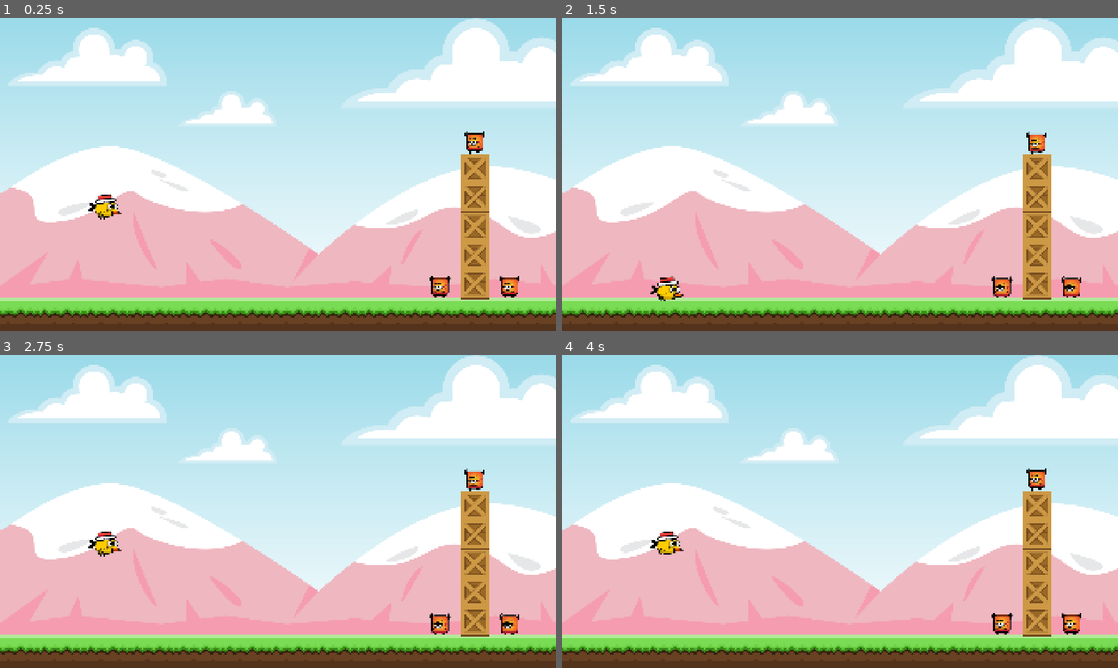
Above: before the commit, frames 1-4 (two rows, left to right).
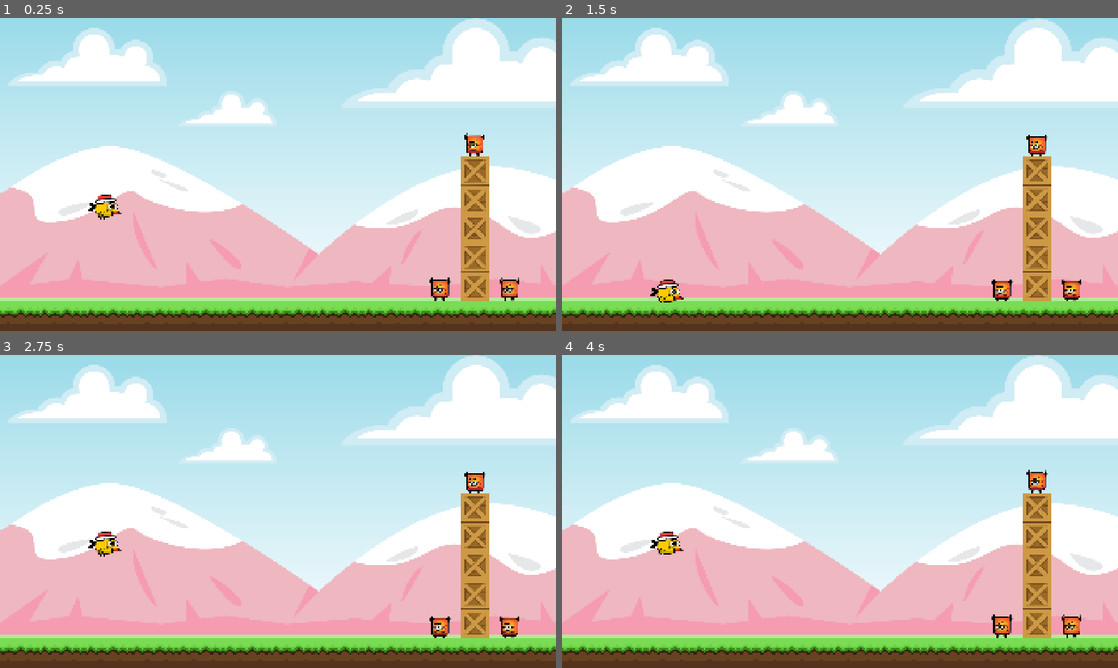
Above: after the commit, the same moments.

Repository: LaSierraDev/godot_practice_angrybirds
Game: Godot game, scene res://scenes/levels/level_1.tscn
Two runs of this game, one before a commit and one after it. Both use one fixed random seed, a clock stepped at 60 frames per second and the inputs below. This scene is started directly instead of the project's main scene.
Inputs (mouse positions are in pixels of both pictures, inside the frame that each line leads up to):
- Up to frame 1 (0.25 s): no input
- Up to frame 2 (1.5 s): drag from (667, 205) to (895, 105) at 0.52 s; drag from (1006, 221) to (812, 237) at 1.27 s
- Up to frame 3 (2.75 s): move the mouse to (111, 464) at 2.02 s; press the mouse at (111, 464) at 2.03 s
- Up to frame 4 (4 s): release the mouse at (673, 464) at 2.75 s; tap Enter at 2.75 s; drag from (867, 511) to (673, 464) at 2.77 s; move the mouse to (756, 433) at 3.52 s; press the mouse at (756, 433) at 3.53 s

The runs differ from the first frame. In frame 1, 1.5% of the frame differs, in the area x 77-94%, y 36-91%; in frame 2, 1.7%, in the area x 15-94%, y 36-91%; in frame 3, 1.4%; in frame 4, 1.4%.

Commit message:
[FEAT] player despawn timer implemented

Diff:
--- /dev/null
+++ b/assets/style_guide.gd
@@ -0,0 +1,72 @@
+class_name StateMachine
+extends Node
+## Hierarchical state machine for the player.
+##
+## Initializes states and delegates engine callbacks
+## (_physics_process, _unhandled_input) to the active state.
+
+# ============================== SIGNALS (public) ===================================== #
+signal state_changed(previous_state: Node, new_state: Node)
+
+# ============================== CONSTANTS (public) ===================================== #
+const CONSTS: bool = true
+
+# ============================== EXPORT VAR (public) ===================================== #
+@export var initial_state: Node
+
+# ============================== VARIABLES (public) ===================================== #
+var is_active: bool = true:
+	set = set_is_active
+
+# ============================== VARIABLES (private) ===================================== #
+@onready var _state: Node = initial_state:
+	set = set_state
+
+@onready var _state_name: String = ""
+
+# ============================== ENGINE CALLBACKS ===================================== #
+
+func _init() -> void:
+	pass
+
+func _enter_tree() -> void:
+	pass
+
+func _ready() -> void:
+	pass
+
+func _process(_delta: float) -> void:
+	pass
+
+func _physics_process(delta: float) -> void:
+	pass
+
+func _unhandled_input(event: InputEvent) -> void:
+	pass
+
+# ============================== MÉTODOS SOBRESCRITOS PERSONALIZADOS ===================================== #
+# (No hay en este caso)
+
+# ============================== MÉTODOS RESTANTES (public) ===================================== #
+
+func transition_to(target_state_path: NodePath, msg: Dictionary = {}) -> void:
+	pass
+
+func set_is_active(value: bool) -> void:
+	pass
+
+func set_state(value: Node) -> void:
+	pass
+
+# ============================== MÉTODOS RESTANTES (private) ===================================== #
+
+func _on_state_changed(previous_state: Node, new_state: Node) -> void:
+	pass
+
+# ============================== SUBCLASSES ===================================== #
+
+class State:
+	var foo: int = 0
+
+	func _init() -> void:
+		pass
--- a/scenes/levelBase.tscn
+++ b/scenes/levelBase.tscn
@@ -30,7 +30,7 @@
 texture = ExtResource("2_0ui80")
 
 [node name="CollisionShape2D" type="CollisionShape2D" parent="Enviroment/Ground" unique_id=1001089038]
-position = Vector2(0, 1)
+position = Vector2(3, 9)
 shape = SubResource("RectangleShape2D_w8frs")
 
 [node name="Ground2" type="StaticBody2D" parent="Enviroment" unique_id=619529637]
@@ -41,7 +41,7 @@
 texture = ExtResource("2_0ui80")
 
 [node name="CollisionShape2D" type="CollisionShape2D" parent="Enviroment/Ground2" unique_id=182862087]
-position = Vector2(0, 1)
+position = Vector2(3, 9)
 shape = SubResource("RectangleShape2D_w8frs")
 
 [node name="FollowCamera" type="Camera2D" parent="." unique_id=1745018961]
--- a/scenes/player.tscn
+++ b/scenes/player.tscn
@@ -69,4 +69,6 @@
 rotation = 1.5707964
 shape = SubResource("CapsuleShape2D_3vyb7")
 
+[node name="LifeTimer" type="Timer" parent="." unique_id=1848174987]
+
 [connection signal="input_event" from="." to="." method="_on_input_event"]
--- a/scripts/player.gd
+++ b/scripts/player.gd
@@ -3,36 +3,45 @@
 const VECTOR_IMPULSE: Vector2 = Vector2(10, 10)
 const MAX_DRAG_DISTANCES: float = 200.0
 
-@onready var line_2d: Line2D = $Line2D
+
 @export var force_impulse: float = 20.0
 
 var is_dragged: bool = false
 var is_moved: bool = false
 var start_position: Vector2
 
+@onready var line_2d: Line2D = $Line2D
+@onready var life_timer: Timer = $LifeTimer
+
 func _ready() -> void:
 	start_position = self.position
 	self.sleeping_state_changed.connect(_on_sleeping_state_changed)
+	life_timer.timeout.connect(_on_timeout)
+	life_timer.wait_time = 5.0
 
-# Called every frame. 'delta' is the elapsed time since the previous frame.
+
 func _physics_process(_delta: float) -> void:
 	if is_dragged:
 		_drag()
 		_update_line()
 		_check_release()
 
+
 func _update_line():
 	_clean_points()
 	line_2d.add_point(to_local(start_position))
 	line_2d.add_point(to_local(self.position))
 
+
 func _clean_points() -> void:
 	line_2d.clear_points()
+
 
 func _check_release():
 	if Input.is_action_just_released("drag"):
 		_impulse()
 		_clean_points()
+
 
 func _drag():
 	var mouse_position = get_global_mouse_position()
@@ -46,20 +55,26 @@
 
 	self.position = start_position + drag_vector
 
+
 func _impulse():
 	is_dragged = false
 	self.freeze = false
 	self.input_pickable = false
 	var force_vector: Vector2 = start_position - self.position
 	apply_impulse(force_vector * force_impulse)
+	life_timer.start()
+
 
 func _on_input_event(_viewport: Node, event: InputEvent, _shape_idx: int) -> void:
-
 	if event.is_action_pressed("drag"):
 		if event.position != self.position:
 			is_dragged = true
 		else:
 			is_dragged = false
 
+
 func _on_sleeping_state_changed() -> void:
 	self.queue_free()
+
+func _on_timeout():
+	self.queue_free()
Not shown, added: assets/style_guide.gd.uid
